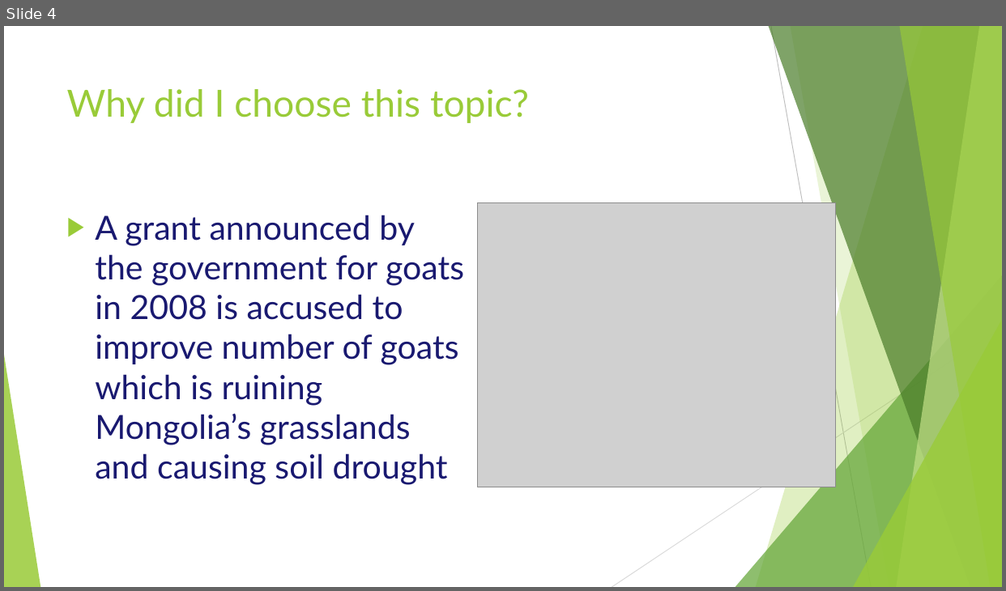
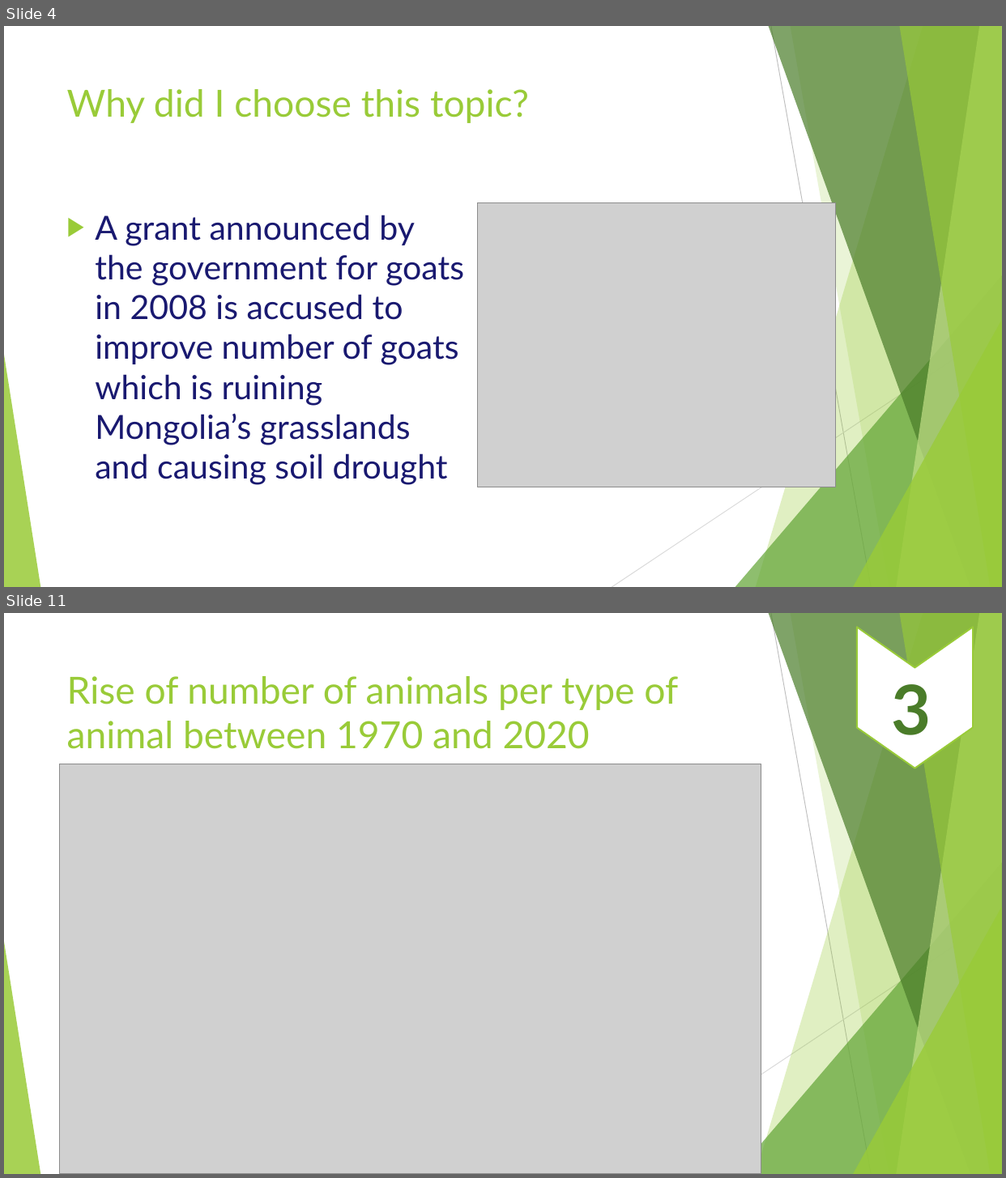
Before and after one commit to jina2020/Projects, a slide deck: Weather and animal data in Mongolia/Weather and animal correlation in Mongolia.pptx. Shown one above the other, each under a label of ours: slide 4 before the commit, slides 4 and 11 after it; the slides between them are not shown. The pictures are 1006x591 and 1006x1178 pixels, drawn with LibreOffice and Linux fonts; fonts in the diff are those of the drawing; grey boxes stand for pictures. Boxes give left, top, right and bottom in pixels: in the first picture for what was removed or moved away, otherwise in the second. Text is boxed around its words. In the diff, an @@ line names an element or a change of style, - is before the commit and + after.

```diff
--- a/Weather and animal data in Mongolia/Weather and animal correlation in Mongolia.pptx
+++ b/Weather and animal data in Mongolia/Weather and animal correlation in Mongolia.pptx
@@ slide 11 added at (x1=4, y1=613, x2=1002, y2=1174), background #FFFFFF; not listed: 10 template elements that a slide beside it also shows @@
@@ chevron added at (x1=858, y1=628, x2=974, y2=769), fill #FFFFFF, outline #99CB38 1.5 pt @@
@@ title added at (x1=67, y1=676, x2=678, y2=749), 36 pt, text #99CB38 @@
+Rise of number of animals per type of animal between 1970 and 2020
@@ text added at (x1=892, y1=684, x2=931, y2=735), 66 pt, text #4A7C29, bold @@
+3
@@ picture added at (x1=59, y1=764, x2=761, y2=1174) @@
```
Also in this commit, not shown: 6 slides changed, 5 other slides added, 2 slides removed, 5 other files.
